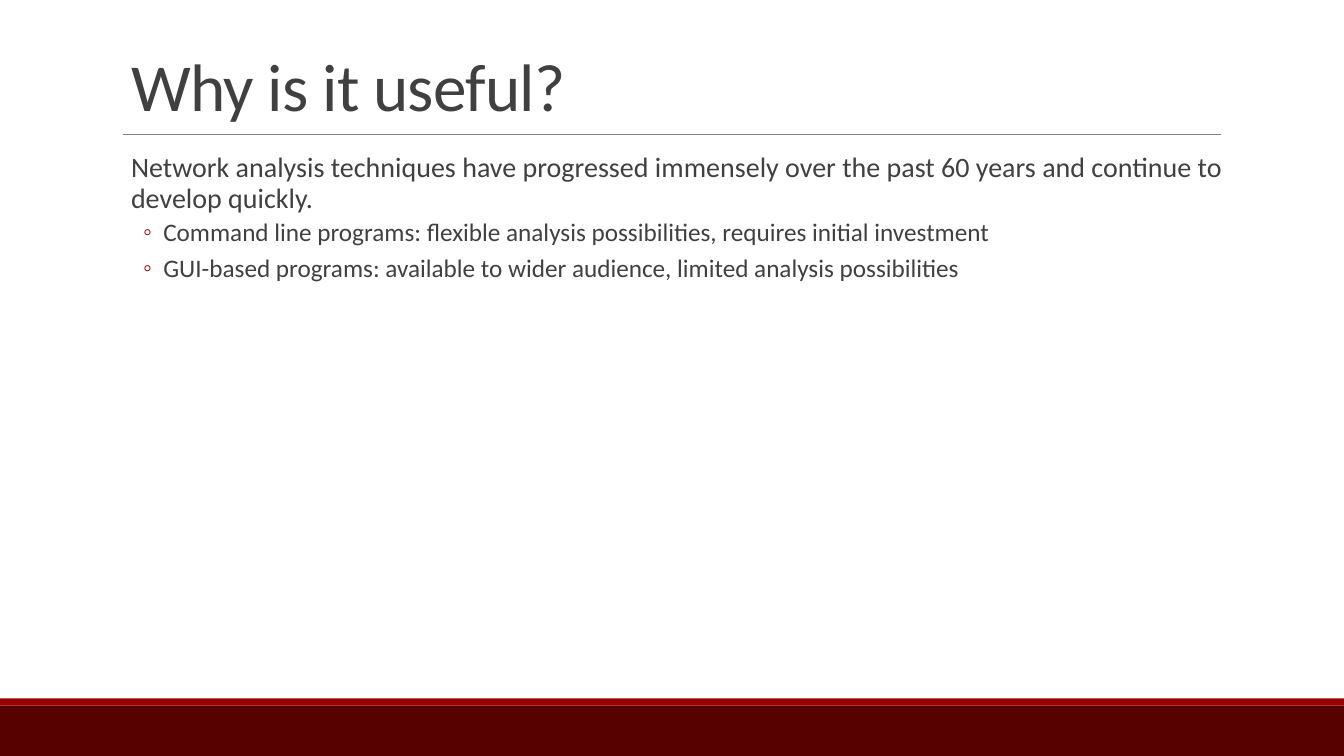
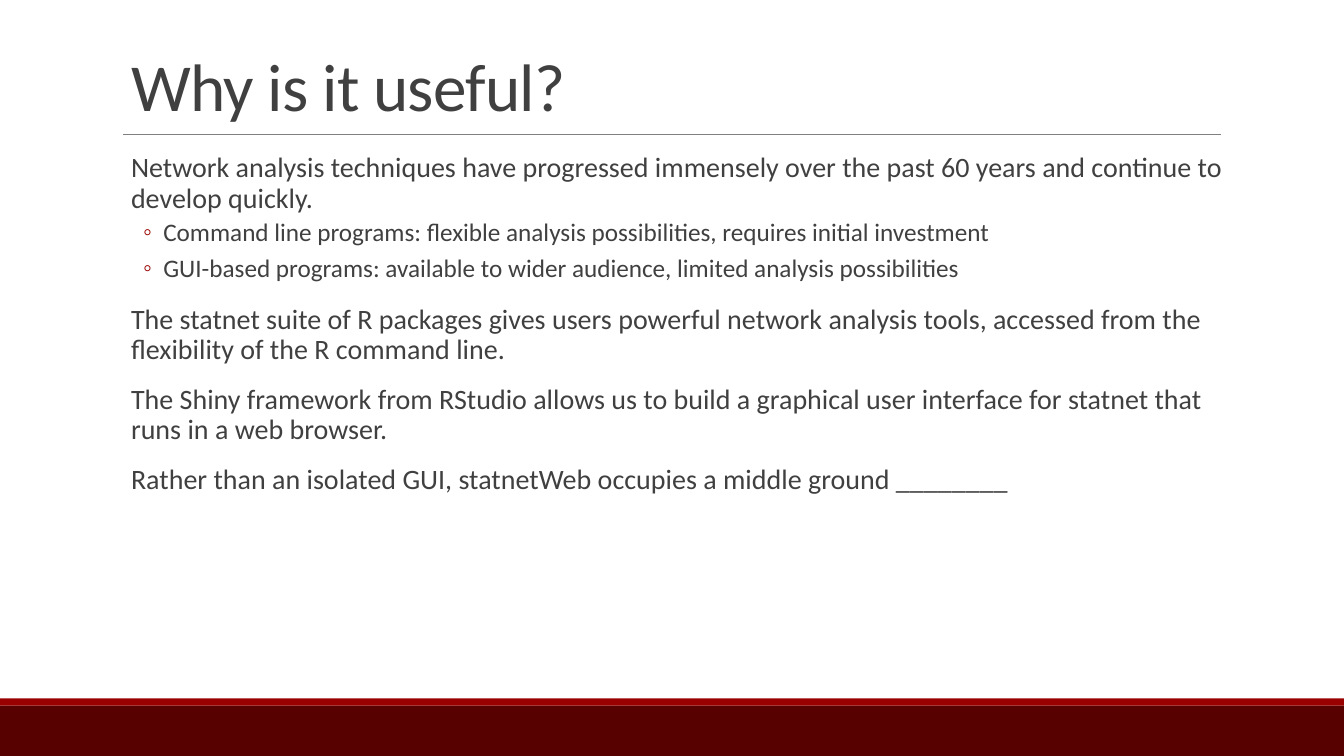
Before and after one commit to ebey/sunbelt2015, a slide deck: slide 4 of statnetWeb_slides.pptx (slide 3 before the commit). Drawn at 1344x756 pixels with LibreOffice and Linux fonts; fonts in the diff are those of the drawing. Boxes give left, top, right and bottom in pixels: in the first picture for what was removed or moved away, otherwise in the second. Text is boxed around its words. In the diff, an @@ line names an element or a change of style, - is before the commit and + after.

```diff
--- a/statnetWeb_slides.pptx
+++ b/statnetWeb_slides.pptx
@@ text at bbox=[131, 309, 1202, 494]: paragraphs added @@
+  The statnet suite of R packages gives users powerful network analysis tools, accessed from the flexibility of the R command line.
+  The Shiny framework from RStudio allows us to build a graphical user interface for statnet that runs in a web browser.
+  Rather than an isolated GUI, statnetWeb occupies a middle ground ________
```
Also in this commit, not shown: 5 other slides changed, 3 slides added, 2 other files.
